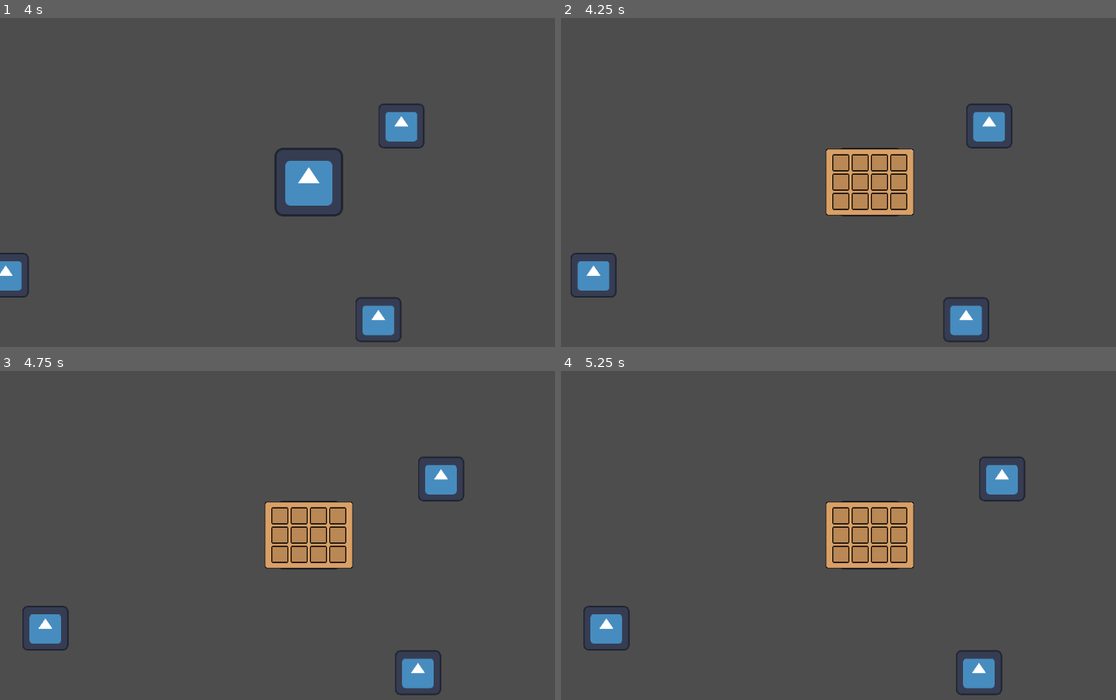
Above: before the commit, frames 1-4 (two rows, left to right).
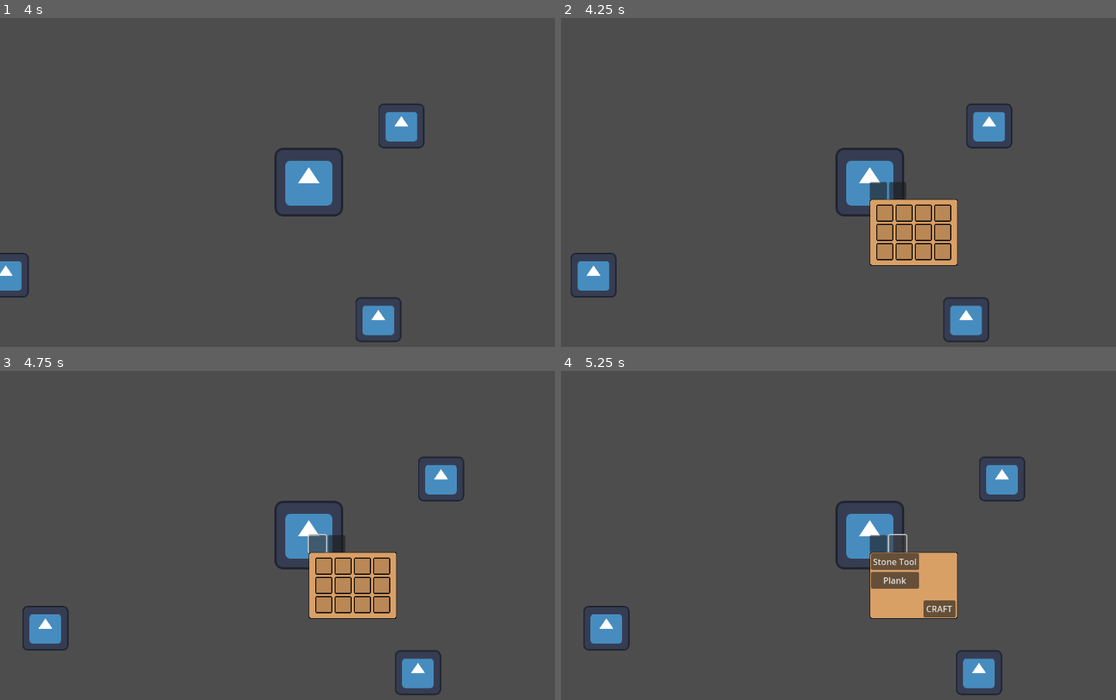
Above: after the commit, the same moments.

Repository: BryanFarras/QuietGuts
Game: Godot game, scene res://Scenes/world.tscn
Two runs of this game, one before a commit and one after it. Both use one fixed random seed, a clock stepped at 60 frames per second and the inputs below. The engine's default icon, where the game draws it, is replaced by a stand-in: a white triangle on a blue panel in a dark square.
Inputs (mouse positions are in pixels of both pictures, inside the frame that each line leads up to):
- Up to frame 1 (4 s): tap Enter at 0.5 s; move the mouse to (444, 166) at 0.52 s; press the mouse at (444, 166) at 0.53 s; hold Right (ui_right) 0.53-1.28 s; move the mouse to (183, 198) at 1.27 s; release the mouse at (183, 198) at 1.28 s; hold Down (ui_down) 1.28-2.03 s; click (183, 198) at 1.35 s; move the mouse to (371, 106) at 2.02 s; press the mouse at (371, 106) at 2.03 s; hold Right (ui_right) 2.03-2.78 s; move the mouse to (277, 251) at 2.77 s; release the mouse at (277, 251) at 2.78 s; hold Up (ui_up) 2.78-3.53 s; click (277, 251) at 2.85 s; move the mouse to (493, 235) at 3.52 s; press the mouse at (493, 235) at 3.53 s; hold Left (ui_left) from 3.53 s (still down)
- Up to frame 2 (4.25 s): keep holding Left (ui_left); tap I (inventory) at 4.15 s
- Up to frame 3 (4.75 s): release Left (ui_left) at 4.25 s; release the mouse at (493, 588) at 4.25 s; click (316, 542) at 4.27 s
- Up to frame 4 (5.25 s): click (899, 542) at 5.02 s

Frame 1 is identical in both runs. In frame 2, 5.9% of the frame differs, in the area x 47-72%, y 39-76%; in frame 3, 5.9%; in frame 4, 6.0%.

Commit message:
crafting system

Diff:
--- /dev/null
+++ b/SO/crafting/crafting_recipe.gd
@@ -0,0 +1,8 @@
+extends Resource
+class_name CraftingRecipe
+
+@export var result_item: ItemData
+@export var result_amount: int = 1
+
+@export var required_items: Array[ItemData]
+@export var required_amounts: Array[int]
--- /dev/null
+++ b/SO/crafting/recipes/plank.tres
@@ -0,0 +1,14 @@
+[gd_resource type="Resource" script_class="CraftingRecipe" load_steps=5 format=3 uid="uid://wf5b5tf30l6o"]
+
+[ext_resource type="Script" uid="uid://b3olpj0i5pqqt" path="res://SO/inventory/item_data.gd" id="1_7cq7t"]
+[ext_resource type="Script" uid="uid://cpcoqyitofo25" path="res://SO/crafting/crafting_recipe.gd" id="2_63wqs"]
+[ext_resource type="Resource" uid="uid://dus15supocch5" path="res://SO/inventory/items/item_wood.tres" id="2_amr16"]
+[ext_resource type="Resource" uid="uid://jh0s4wqj54qu" path="res://SO/inventory/items/item_plank.tres" id="3_amr16"]
+
+[resource]
+script = ExtResource("2_63wqs")
+result_item = ExtResource("3_amr16")
+result_amount = 4
+required_items = Array[ExtResource("1_7cq7t")]([ExtResource("2_amr16")])
+required_amounts = Array[int]([2])
+metadata/_custom_type_script = "uid://cpcoqyitofo25"
--- /dev/null
+++ b/SO/crafting/recipes/stone_tool.tres
@@ -0,0 +1,14 @@
+[gd_resource type="Resource" script_class="CraftingRecipe" load_steps=6 format=3 uid="uid://djtid7igmddnn"]
+
+[ext_resource type="Script" uid="uid://b3olpj0i5pqqt" path="res://SO/inventory/item_data.gd" id="1_mcvn6"]
+[ext_resource type="Resource" uid="uid://dus15supocch5" path="res://SO/inventory/items/item_wood.tres" id="2_7t63x"]
+[ext_resource type="Resource" uid="uid://b16nsc5sh4vjp" path="res://SO/inventory/items/item_stone.tres" id="3_cmu7n"]
+[ext_resource type="Resource" uid="uid://bsrql0b0eb88n" path="res://SO/inventory/items/item_stone_tool.tres" id="4_cpyn5"]
+[ext_resource type="Script" uid="uid://cpcoqyitofo25" path="res://SO/crafting/crafting_recipe.gd" id="5_6nf1l"]
+
+[resource]
+script = ExtResource("5_6nf1l")
+result_item = ExtResource("4_cpyn5")
+required_items = Array[ExtResource("1_mcvn6")]([ExtResource("2_7t63x"), ExtResource("3_cmu7n")])
+required_amounts = Array[int]([3, 2])
+metadata/_custom_type_script = "uid://cpcoqyitofo25"
--- /dev/null
+++ b/SO/inventory/items/item_plank.tres
@@ -0,0 +1,10 @@
+[gd_resource type="Resource" script_class="ItemData" load_steps=3 format=3 uid="uid://jh0s4wqj54qu"]
+
+[ext_resource type="Script" uid="uid://b3olpj0i5pqqt" path="res://SO/inventory/item_data.gd" id="1_lq541"]
+[ext_resource type="Texture2D" uid="uid://helb0q5wvq5y" path="res://icon.svg" id="1_qdtlw"]
+
+[resource]
+script = ExtResource("1_lq541")
+name = "Plank"
+icon = ExtResource("1_qdtlw")
+metadata/_custom_type_script = "uid://b3olpj0i5pqqt"
--- a/SO/items/item_stone.tres
+++ b/SO/inventory/items/item_stone.tres
@@ -1,6 +1,6 @@
 [gd_resource type="Resource" script_class="ItemData" load_steps=3 format=3 uid="uid://b16nsc5sh4vjp"]
 
-[ext_resource type="Script" uid="uid://b3olpj0i5pqqt" path="res://SO/item_data.gd" id="1_oeq7o"]
+[ext_resource type="Script" uid="uid://b3olpj0i5pqqt" path="res://SO/inventory/item_data.gd" id="1_oeq7o"]
 [ext_resource type="Texture2D" uid="uid://helb0q5wvq5y" path="res://icon.svg" id="1_uxoic"]
 
 [resource]
--- /dev/null
+++ b/SO/inventory/items/item_stone_tool.tres
@@ -0,0 +1,11 @@
+[gd_resource type="Resource" script_class="ItemData" load_steps=3 format=3 uid="uid://bsrql0b0eb88n"]
+
+[ext_resource type="Script" uid="uid://b3olpj0i5pqqt" path="res://SO/inventory/item_data.gd" id="1_87kbs"]
+[ext_resource type="Texture2D" uid="uid://helb0q5wvq5y" path="res://icon.svg" id="1_gkkha"]
+
+[resource]
+script = ExtResource("1_87kbs")
+name = "Stone Tool"
+icon = ExtResource("1_gkkha")
+max_stack = 1
+metadata/_custom_type_script = "uid://b3olpj0i5pqqt"
--- a/SO/items/item_wood.tres
+++ b/SO/inventory/items/item_wood.tres
@@ -1,6 +1,6 @@
 [gd_resource type="Resource" script_class="ItemData" load_steps=3 format=3 uid="uid://dus15supocch5"]
 
-[ext_resource type="Script" uid="uid://b3olpj0i5pqqt" path="res://SO/item_data.gd" id="1_0dxko"]
+[ext_resource type="Script" uid="uid://b3olpj0i5pqqt" path="res://SO/inventory/item_data.gd" id="1_0dxko"]
 [ext_resource type="Texture2D" uid="uid://helb0q5wvq5y" path="res://icon.svg" id="1_g6hhf"]
 
 [resource]
--- a/Scenes/player.tscn
+++ b/Scenes/player.tscn
@@ -1,11 +1,15 @@
-[gd_scene load_steps=22 format=3 uid="uid://b8yap068xtmht"]
+[gd_scene load_steps=26 format=3 uid="uid://b8yap068xtmht"]
 
 [ext_resource type="Script" uid="uid://diddyphqnlskj" path="res://Scripts/player/player.gd" id="1_cvnsp"]
 [ext_resource type="Script" uid="uid://d21kjy4u3c5rs" path="res://Scripts/player/player_stats.gd" id="1_v0iea"]
 [ext_resource type="Texture2D" uid="uid://helb0q5wvq5y" path="res://icon.svg" id="3_6t5aa"]
 [ext_resource type="Script" uid="uid://8bh82sl8geaj" path="res://Scripts/player/inventory.gd" id="3_fkybt"]
 [ext_resource type="Script" uid="uid://dgwg2foati3tb" path="res://Scripts/player/player_attack.gd" id="3_vgqql"]
-[ext_resource type="Script" uid="uid://boxisujyysjh0" path="res://SO/inventory_slot.gd" id="4_x3wgy"]
+[ext_resource type="Script" uid="uid://boxisujyysjh0" path="res://SO/inventory/inventory_slot.gd" id="4_x3wgy"]
+[ext_resource type="Script" uid="uid://cj0f7f2jvh2vl" path="res://Scripts/player/crafting_system.gd" id="5_3smsa"]
+[ext_resource type="Script" uid="uid://cpcoqyitofo25" path="res://SO/crafting/crafting_recipe.gd" id="6_f1ek2"]
+[ext_resource type="Resource" uid="uid://djtid7igmddnn" path="res://SO/crafting/recipes/stone_tool.tres" id="7_tx1dd"]
+[ext_resource type="Resource" uid="uid://wf5b5tf30l6o" path="res://SO/crafting/recipes/plank.tres" id="8_tx1dd"]
 
 [sub_resource type="Resource" id="Resource_x3wgy"]
 script = ExtResource("4_x3wgy")
@@ -83,6 +87,11 @@
 script = ExtResource("3_fkybt")
 slots = Array[ExtResource("4_x3wgy")]([SubResource("Resource_x3wgy"), SubResource("Resource_3smsa"), SubResource("Resou …(292 unchanged characters)…
 
+[node name="CraftingSystem" type="Node" parent="." node_paths=PackedStringArray("inventory")]
+script = ExtResource("5_3smsa")
+inventory = NodePath("../PlayerInventory")
+recipes = Array[ExtResource("6_f1ek2")]([ExtResource("7_tx1dd"), ExtResource("8_tx1dd")])
+
 [node name="PlayerAttack" type="Node2D" parent="."]
 script = ExtResource("3_vgqql")
 
--- a/Scenes/resources/world_item_stone.tscn
+++ b/Scenes/resources/world_item_stone.tscn
@@ -1,7 +1,7 @@
 [gd_scene load_steps=3 format=3 uid="uid://c3y0jrgd1o4q"]
 
 [ext_resource type="PackedScene" uid="uid://cedyjfrf8h5xm" path="res://Scenes/resources/world_item_base.tscn" id="1_8ouco"]
-[ext_resource type="Resource" uid="uid://b16nsc5sh4vjp" path="res://SO/items/item_stone.tres" id="2_13pka"]
+[ext_resource type="Resource" uid="uid://b16nsc5sh4vjp" path="res://SO/inventory/items/item_stone.tres" id="2_13pka"]
 
 [node name="ResourceStone" instance=ExtResource("1_8ouco")]
 item_data = ExtResource("2_13pka")
--- a/Scenes/resources/world_item_wood.tscn
+++ b/Scenes/resources/world_item_wood.tscn
@@ -1,7 +1,7 @@
 [gd_scene load_steps=3 format=3 uid="uid://bsjrymopfn6m4"]
 
 [ext_resource type="PackedScene" uid="uid://cedyjfrf8h5xm" path="res://Scenes/resources/world_item_base.tscn" id="1_l3nvu"]
-[ext_resource type="Resource" uid="uid://dus15supocch5" path="res://SO/items/item_wood.tres" id="2_bdbeg"]
+[ext_resource type="Resource" uid="uid://dus15supocch5" path="res://SO/inventory/items/item_wood.tres" id="2_bdbeg"]
 
 [node name="ResourceWood" instance=ExtResource("1_l3nvu")]
 item_data = ExtResource("2_bdbeg")
--- /dev/null
+++ b/Scenes/ui/crafting_panel.tscn
@@ -0,0 +1,43 @@
+[gd_scene load_steps=3 format=3 uid="uid://s3hmvar0uynt"]
+
+[ext_resource type="Script" uid="uid://cmc00km8agkwn" path="res://Scripts/ui/crafting_panel.gd" id="1_4gx2i"]
+[ext_resource type="Texture2D" uid="uid://n6hsn1o1n77x" path="res://Assets/PlaceHolder/inventory-background.png" id="1_eo8wi"]
+
+[node name="CraftingPanel" type="Panel"]
+script = ExtResource("1_4gx2i")
+
+[node name="NinePatchRect" type="NinePatchRect" parent="."]
+custom_minimum_size = Vector2(164, 124)
+layout_mode = 0
+offset_right = 164.0
+offset_bottom = 124.0
+texture = ExtResource("1_eo8wi")
+patch_margin_left = 6
+patch_margin_top = 6
+patch_margin_right = 6
+patch_margin_bottom = 6
+
+[node name="RecipeList" type="VBoxContainer" parent="NinePatchRect"]
+custom_minimum_size = Vector2(60, 120)
+layout_mode = 0
+offset_left = 2.0
+offset_top = 2.0
+offset_right = 62.0
+offset_bottom = 122.0
+
+[node name="RequiredList" type="VBoxContainer" parent="NinePatchRect"]
+custom_minimum_size = Vector2(100, 100)
+layout_mode = 0
+offset_left = 62.0
+offset_top = 2.0
+offset_right = 162.0
+offset_bottom = 82.0
+
+[node name="CraftButton" type="Button" parent="NinePatchRect"]
+custom_minimum_size = Vector2(60, 32)
+layout_mode = 0
+offset_left = 100.0
+offset_top = 90.0
+offset_right = 160.0
+offset_bottom = 122.0
+text = "CRAFT"
--- a/Scenes/ui/ui_inventory.tscn
+++ b/Scenes/ui/inventory_panel.tscn
@@ -1,13 +1,11 @@
 [gd_scene load_steps=4 format=3 uid="uid://b5e4sxoaw5a02"]
 
-[ext_resource type="Script" uid="uid://ct0r3c6qv0oui" path="res://Scripts/ui/ui_inventory.gd" id="1_2c51x"]
+[ext_resource type="Script" uid="uid://ct0r3c6qv0oui" path="res://Scripts/ui/inventory_panel.gd" id="1_2c51x"]
 [ext_resource type="PackedScene" uid="uid://c7at03domsfnj" path="res://Scenes/ui/ui_inventory_slot.tscn" id="2_2464i"]
 [ext_resource type="Texture2D" uid="uid://n6hsn1o1n77x" path="res://Assets/PlaceHolder/inventory-background.png" id="3_71c1i"]
 
-[node name="UiInventory" type="Control"]
+[node name="InventoryPanel" type="Panel"]
 custom_minimum_size = Vector2(164, 124)
-layout_mode = 3
-anchors_preset = 0
 offset_right = 164.0
 offset_bottom = 124.0
 script = ExtResource("1_2c51x")
--- /dev/null
+++ b/Scenes/ui/inventory_window.tscn
@@ -0,0 +1,33 @@
+[gd_scene load_steps=4 format=3 uid="uid://hi6w5rlrqcb7"]
+
+[ext_resource type="Script" uid="uid://bbgv3kluqgdr" path="res://Scripts/ui/inventory_window.gd" id="1_rjphp"]
+[ext_resource type="PackedScene" uid="uid://b5e4sxoaw5a02" path="res://Scenes/ui/inventory_panel.tscn" id="1_xwfgj"]
+[ext_resource type="PackedScene" uid="uid://s3hmvar0uynt" path="res://Scenes/ui/crafting_panel.tscn" id="3_848yu"]
+
+[node name="InventoryWindow" type="Control"]
+layout_mode = 3
+anchors_preset = 0
+script = ExtResource("1_rjphp")
+
+[node name="TabButtons" type="HBoxContainer" parent="."]
+layout_mode = 0
+offset_right = 20.0
+offset_bottom = 8.0
+
+[node name="InventoryButton" type="Button" parent="TabButtons"]
+custom_minimum_size = Vector2(32, 32)
+layout_mode = 2
+
+[node name="CraftingButton" type="Button" parent="TabButtons"]
+custom_minimum_size = Vector2(32, 32)
+layout_mode = 2
+
+[node name="InventoryPanel" parent="." instance=ExtResource("1_xwfgj")]
+layout_mode = 0
+offset_top = 32.0
+offset_bottom = 156.0
+
+[node name="CraftingPanel" parent="." instance=ExtResource("3_848yu")]
+layout_mode = 0
+offset_top = 32.0
+offset_bottom = 32.0
--- a/Scenes/world.tscn
+++ b/Scenes/world.tscn
@@ -3,7 +3,7 @@
 [ext_resource type="PackedScene" uid="uid://b8yap068xtmht" path="res://Scenes/player.tscn" id="1_a02cp"]
 [ext_resource type="PackedScene" uid="uid://cp41w5amyps3c" path="res://Scenes/resources/resource_node/resource_node_stone.tscn" id="2_5a7ea"]
 [ext_resource type="PackedScene" uid="uid://cabowq57gdbib" path="res://Scenes/resources/resource_node/resource_node_tree.tscn" id="3_8j60k"]
-[ext_resource type="PackedScene" uid="uid://b5e4sxoaw5a02" path="res://Scenes/ui/ui_inventory.tscn" id="4_8j60k"]
+[ext_resource type="PackedScene" uid="uid://hi6w5rlrqcb7" path="res://Scenes/ui/inventory_window.tscn" id="4_8j60k"]
 
 [node name="World" type="Node2D"]
 
@@ -22,18 +22,12 @@
 
 [node name="UI" type="CanvasLayer" parent="."]
 
-[node name="UiInventory" parent="UI" instance=ExtResource("4_8j60k")]
+[node name="InventoryWindow" parent="UI" instance=ExtResource("4_8j60k")]
 visible = false
 anchors_preset = 8
 anchor_left = 0.5
 anchor_top = 0.5
 anchor_right = 0.5
 anchor_bottom = 0.5
-offset_left = -42.0
-offset_top = -32.0
-offset_right = 42.0
-offset_bottom = 32.0
 grow_horizontal = 2
 grow_vertical = 2
-mouse_filter = 2
-metadata/_edit_use_anchors_ = true
--- a/Scripts/event_system/inventory_event.gd
+++ b/Scripts/event_system/inventory_event.gd
@@ -7,5 +7,6 @@
 signal add_item_to_inventory(item_data, amount)
 signal remove_item_from_inventory(item_data, amount)
 
-signal inventory_initialized(inventory)
 signal inventory_updated(inventory)
+
+signal crafting_system_updated(crafting_system)
--- /dev/null
+++ b/Scripts/player/crafting_system.gd
@@ -0,0 +1,47 @@
+extends Node
+class_name CraftingSystem
+
+@export var recipes: Array[CraftingRecipe]
+
+var inventory: Inventory
+
+func _enter_tree() -> void:
+	InventoryEvent.inventory_updated.connect(_on_inventory_updated)
+
+func _exit_tree() -> void:
+	InventoryEvent.inventory_updated.disconnect(_on_inventory_updated)
+
+func _ready():
+	InventoryEvent.crafting_system_updated.emit(self)
+
+func can_craft(recipe: CraftingRecipe) -> bool:
+
+	for i in recipe.required_items.size():
+		var item = recipe.required_items[i]
+		var amount = recipe.required_amounts[i]
+
+		if inventory.get_item_amount(item) < amount:
+			return false
+
+	return true
+
+
+func craft(recipe: CraftingRecipe):
+
+	if not can_craft(recipe):
+		return false
+
+	# remove materials
+	for i in recipe.required_items.size():
+		inventory.remove_item(
+			recipe.required_items[i],
+			recipe.required_amounts[i]
+		)
+
+	# add result
+	inventory.add_item(recipe.result_item, recipe.result_amount)
+
+	return true
+
+func _on_inventory_updated(inv):
+	inventory = inv
--- a/Scripts/player/inventory.gd
+++ b/Scripts/player/inventory.gd
@@ -5,6 +5,7 @@
 
 func _ready():
 	InventoryEvent.add_item_to_inventory.connect(add_item)
+	InventoryEvent.inventory_updated.emit(self)
 
 
 func add_item(item: ItemData, quantity: int = 1):
@@ -28,3 +29,26 @@
 			return true
 
 	return false # inventory full
+
+func remove_item(item: ItemData, quantity: int):
+
+	for slot in slots:
+		if slot.item == item:
+			var remove_amount = min(quantity, slot.amount)
+			slot.amount -= remove_amount
+			quantity -= remove_amount
+
+			if slot.amount <= 0:
+				slot.item = null
+
+			if quantity <= 0:
+				break
+
+	InventoryEvent.inventory_updated.emit(self)
+
+func get_item_amount(item: ItemData) -> int:
+	var total := 0
+	for slot in slots:
+		if slot.item == item:
+			total += slot.amount
+	return total
--- /dev/null
+++ b/Scripts/ui/crafting_panel.gd
@@ -0,0 +1,71 @@
+extends Panel
+
+@onready var recipe_list: VBoxContainer = $NinePatchRect/RecipeList
+@onready var required_list: VBoxContainer = $NinePatchRect/RequiredList
+
+@onready var craft_button: Button = $NinePatchRect/CraftButton
+
+var inventory: Inventory
+var crafting_system: CraftingSystem
+var selected_recipe: CraftingRecipe
+
+func _enter_tree() -> void:
+	InventoryEvent.inventory_updated.connect(_on_inventory_updated)
+	InventoryEvent.crafting_system_updated.connect(_on_crafting_system_updated)
+
+func _exit_tree() -> void:
+	InventoryEvent.inventory_updated.disconnect(_on_inventory_updated)
+	InventoryEvent.crafting_system_updated.disconnect(_on_crafting_system_updated)
+
+func _ready():
+	craft_button.pressed.connect(_on_CraftButton_pressed)
+
+	populate_recipes()
+
+func populate_recipes():
+	for recipe in crafting_system.recipes:
+		var button = Button.new()
+		button.text = recipe.result_item.name
+		button.pressed.connect(_on_recipe_selected.bind(recipe))
+		recipe_list.add_child(button)
+
+func _on_recipe_selected(recipe: CraftingRecipe):
+	selected_recipe = recipe
+	update_required_list()
+
+func update_required_list():
+
+	for child in required_list.get_children():
+		child.queue_free()
+
+	for i in selected_recipe.required_items.size():
+
+		var item = selected_recipe.required_items[i]
+		var required_amount = selected_recipe.required_amounts[i]
+		var owned_amount = inventory.get_item_amount(item)
+
+		var label = Label.new()
+		label.text = "%s: %d / %d" % [
+			item.name,
+			owned_amount,
+			required_amount
+		]
+
+		required_list.add_child(label)
+
+func _on_CraftButton_pressed():
+
+	if selected_recipe == null:
+		return
+
+	if crafting_system.craft(selected_recipe):
+		update_required_list()
+
+func _on_inventory_updated(inv):
+	inventory = inv
+
+	if selected_recipe:
+		update_required_list()
+
+func _on_crafting_system_updated(cs):
+	crafting_system = cs
--- a/Scripts/ui/ui_inventory.gd
+++ b/Scripts/ui/inventory_panel.gd
@@ -1,12 +1,8 @@
-extends Control
+extends Panel
 
 @export var slot_scene: PackedScene
 
 @onready var slots: = $NinePatchRect/GridContainer.get_children()
-
-func _unhandled_input(event):
-	if event.is_action_pressed("inventory"):
-		visible = !visible
 
 func _ready():
 	InventoryEvent.inventory_updated.connect(_on_inventory_updated)
--- /dev/null
+++ b/Scripts/ui/inventory_window.gd
@@ -0,0 +1,25 @@
+extends Control
+
+@onready var inventory_button: Button = $TabButtons/InventoryButton
+@onready var crafting_button: Button = $TabButtons/CraftingButton
+
+@onready var inventory_panel = $InventoryPanel
+@onready var crafting_panel = $CraftingPanel
+
+func _unhandled_input(event):
+	if event.is_action_pressed("inventory"):
+		visible = !visible
+
+func _ready():
+	inventory_button.connect("pressed", Callable(self, "show_inventory"))
+	crafting_button.connect("pressed", Callable(self, "show_crafting"))
+
+	show_inventory()
+
+func show_inventory():
+	inventory_panel.visible = true
+	crafting_panel.visible = false
+
+func show_crafting():
+	inventory_panel.visible = false
+	crafting_panel.visible = true
Renamed: SO/inventory_slot.gd -> SO/inventory/inventory_slot.gd
Renamed: SO/item_data.gd -> SO/inventory/item_data.gd
